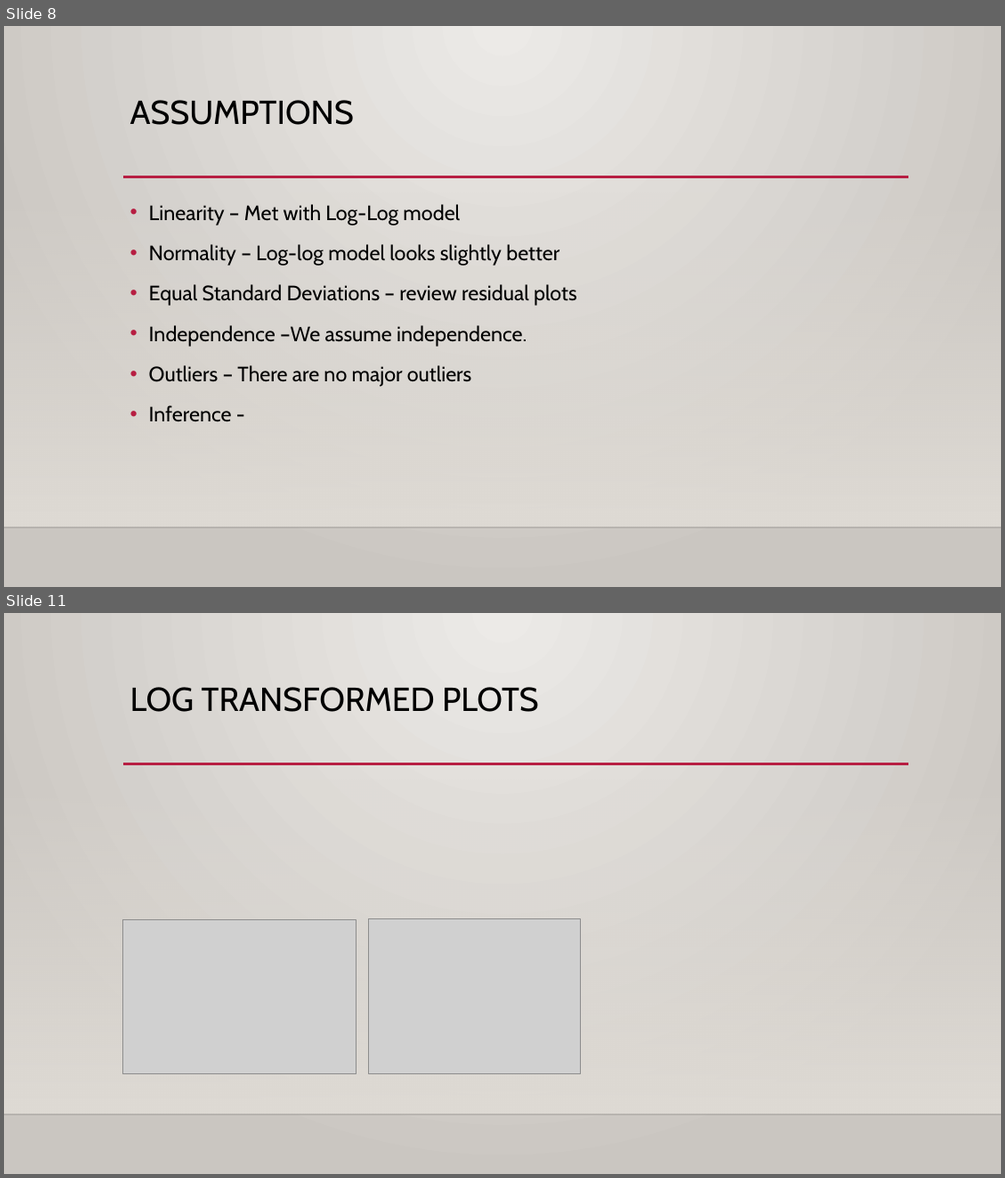
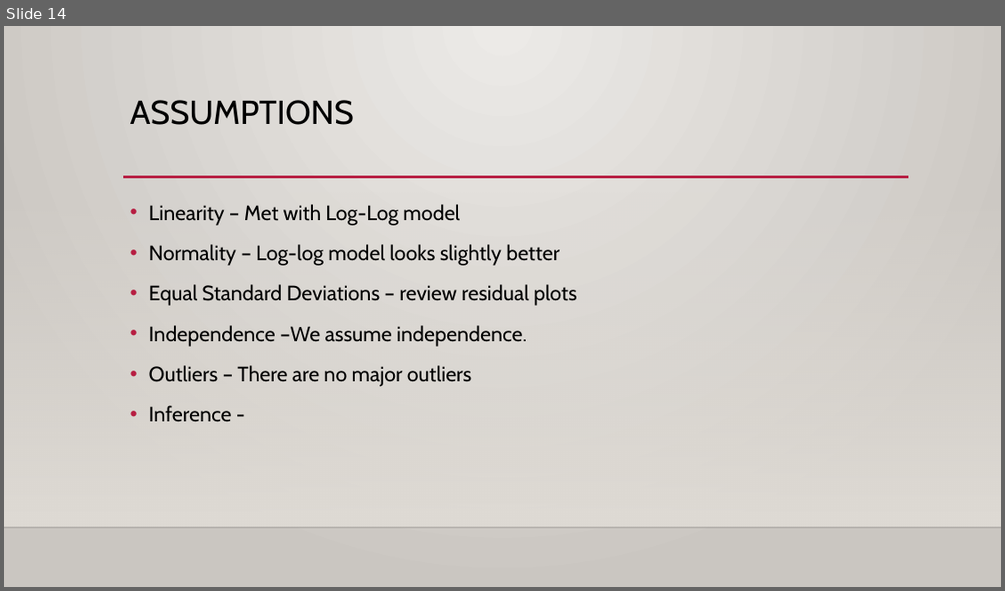
Before and after one commit to ShonTM/MSDS6306CaseStudy2, a slide deck: Violent crimes Per Population & communities.pptx. Shown one above the other, each under a label of ours: slides 8 and 11 before the commit, slide 14 after it; the slides between them are not shown. The pictures are 1005x1178 and 1005x591 pixels, drawn with LibreOffice and Linux fonts; fonts in the diff are those of the drawing; grey boxes stand for pictures; background and template pictures are left out. Boxes give left, top, right and bottom in pixels: in the first picture for what was removed or moved away, otherwise in the second. Text is boxed around its words. In the diff, an @@ line names an element or a change of style, - is before the commit and + after.

```diff
--- a/Violent crimes Per Population & communities.pptx
+++ b/Violent crimes Per Population & communities.pptx
@@ slide 11 removed at (4,613,1001,1174), background gradient #ECEAE7 to #CAC7C1; not listed: 3 template elements that a slide beside it also shows @@
@@ title removed at (130,687,539,712) @@
-LOG TRANSFORMED PLOTS
@@ picture removed at (123,919,356,1073) @@
@@ picture removed at (368,919,580,1073) @@
@@ what was slide 8 is now slide 14 @@
```
Also in this commit, not shown: 6 slides changed, 5 slides added, 3 other slides removed, 16 other files.
